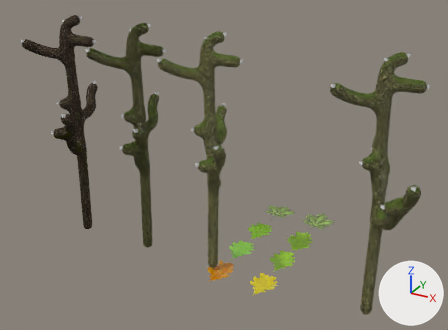
Before and after pictures for a commit that changed the Blender file src/add_mesh_space_tree/material_lib.blend.
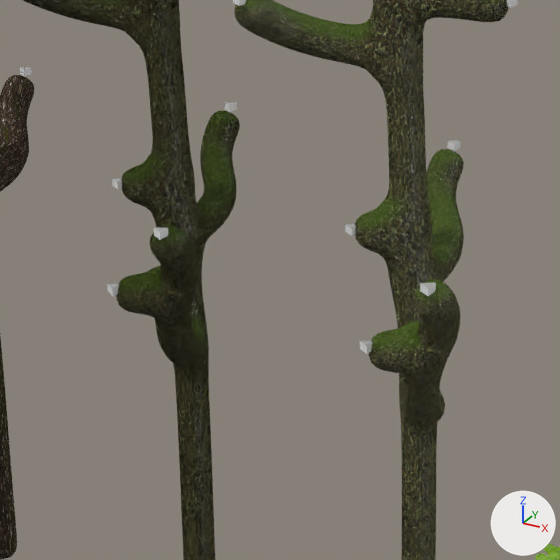
There are two pictures of each version: one whole from a 50 mm lens placed at (15.82, -21.09, 15.8), pointed at (3.27, 1.72, 4.39), one close up on the part from 19% to 57% of the width and 18% to 69% of the height. Every picture has the same lights, and +X, +Y and +Z are marked at lower right.

Before the edit, the objects in view are built like this:
```python
me_tree = bpy.data.meshes.new('Tree')
me_tree.from_pydata(...)  # 33 vertices, 0 faces, 32 loose edges; spans x -1.65..1.72, y -2.68..2.18, z 0.0..10.63
me_tree.materials.append(mat_barksimple)
me_tree_001 = bpy.data.meshes.new('Tree.001')
me_tree_001.from_pydata(...)  # 33 vertices, 0 faces, 32 loose edges; spans x -1.65..1.72, y -2.68..2.18, z 0.0..10.63
me_tree_001.materials.append(mat_barkbetter)
me_tree_002 = bpy.data.meshes.new('Tree.002')
me_tree_002.from_pydata(...)  # 33 vertices, 0 faces, 32 loose edges; spans x -1.65..1.72, y -2.68..2.18, z 0.0..10.63
me_tree_002.materials.append(mat_barksimple)
ob_tree_000 = bpy.data.objects.new('Tree.000', me_tree_001)
ob_tree_000.location = (-3.72, 0.0, 0.0)
_m = ob_tree_000.modifiers.new('Subsurf', 'SUBSURF')
_m.render_levels = 1
_m = ob_tree_000.modifiers.new('Skin', 'SKIN')
_m.use_smooth_shade = True
_m.use_y_symmetry = True
_m.use_z_symmetry = True
_m = ob_tree_000.modifiers.new('Subsurf.001', 'SUBSURF')
ob_tree_001 = bpy.data.objects.new('Tree.001', me_tree_002)
ob_tree_001.location = (3.63, 0.0, 0.0)
_m = ob_tree_001.modifiers.new('Subsurf', 'SUBSURF')
_m.render_levels = 1
_m = ob_tree_001.modifiers.new('Skin', 'SKIN')
_m.use_smooth_shade = True
_m.use_y_symmetry = True
_m.use_z_symmetry = True
_m = ob_tree_001.modifiers.new('Subsurf.001', 'SUBSURF')
ob_tree_002 = bpy.data.objects.new('Tree.002', me_tree)
ob_tree_002.location = (0.0, 0.0, 0.0)
_m = ob_tree_002.modifiers.new('Subsurf', 'SUBSURF')
_m.render_levels = 1
_m = ob_tree_002.modifiers.new('Skin', 'SKIN')
_m.use_smooth_shade = True
_m.use_y_symmetry = True
_m.use_z_symmetry = True
_m = ob_tree_002.modifiers.new('Subsurf.001', 'SUBSURF')
# also in view: 'LeafEmitter.002' at (3.64, -0.25, 5.36)
```
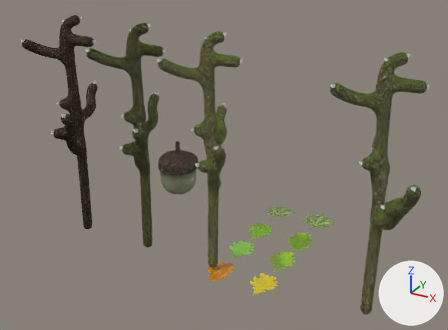
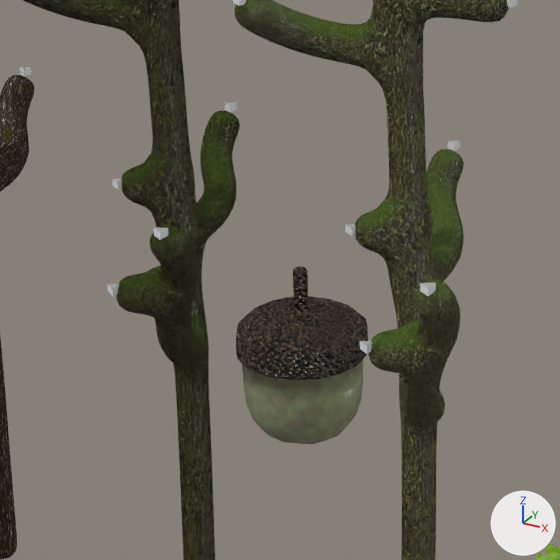
Boxes [x1, y1, x2, y2] around the edits, measured in the close-ups (560 x 560 px):
'Cube', added
    after: [236, 266, 368, 444]
    faces in mat_acorncap: [236, 266, 368, 380]
    faces in mat_acornskin: [242, 360, 363, 444]

The change, as a list of edits to the scene's bpy script:
```text
Add mat_acornskin:
    mat_acornskin = bpy.data.materials.new('AcornSkin')
    # nodes: BsdfAnisotropic, BsdfDiffuse, MixShader, OutputMaterial, TexCoord, TexNoise, ValToRGB
    # colours: green #9ec183, yellow #8a8062
Add mat_acorncap:
    mat_acorncap = bpy.data.materials.new('AcornCap')
    # nodes: BsdfAnisotropic, BsdfDiffuse, Bump, Math, MixShader, OutputMaterial, TexCoord, TexVoronoi, ValToRGB
    # colours: brown #715944, brown #48392a
Add me_acorn:
    me_acorn.from_pydata(...)  # 40 vertices, 38 faces; spans x -1.09..1.09, y -1.09..1.09, z -2.96..0.0
    me_acorn.polygons.foreach_set('use_smooth', [True] * 38)
    # faces by material slot: [33, 5]
    me_acorn.materials.append(mat_acorncap)
    me_acorn.materials.append(mat_acornskin)
Add ob_cube:
    ob_cube = bpy.data.objects.new('Cube', me_acorn)
    ob_cube.location = (-0.13, 3.09, 4.44)
    _m = ob_cube.modifiers.new('Subsurf', 'SUBSURF')
    _m.levels = 2
```
